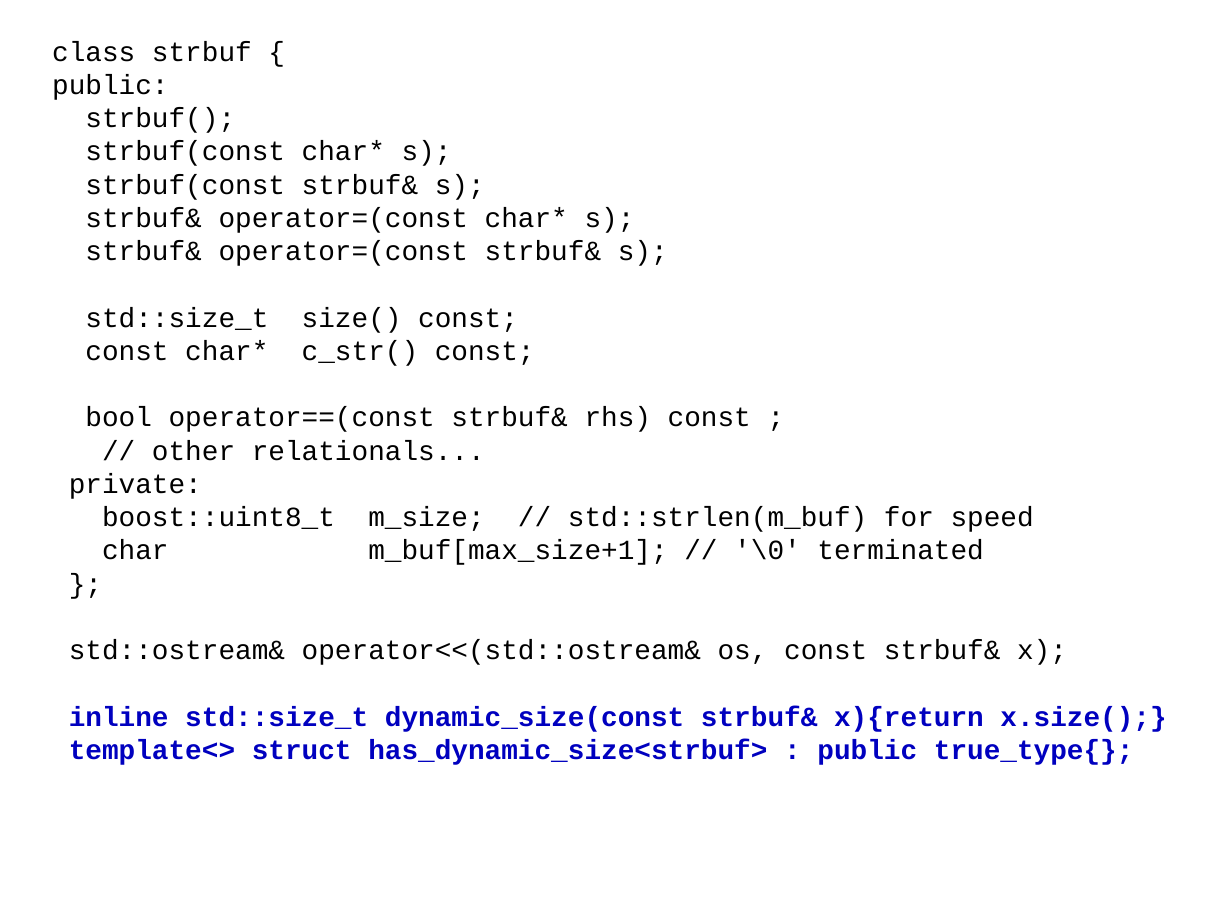
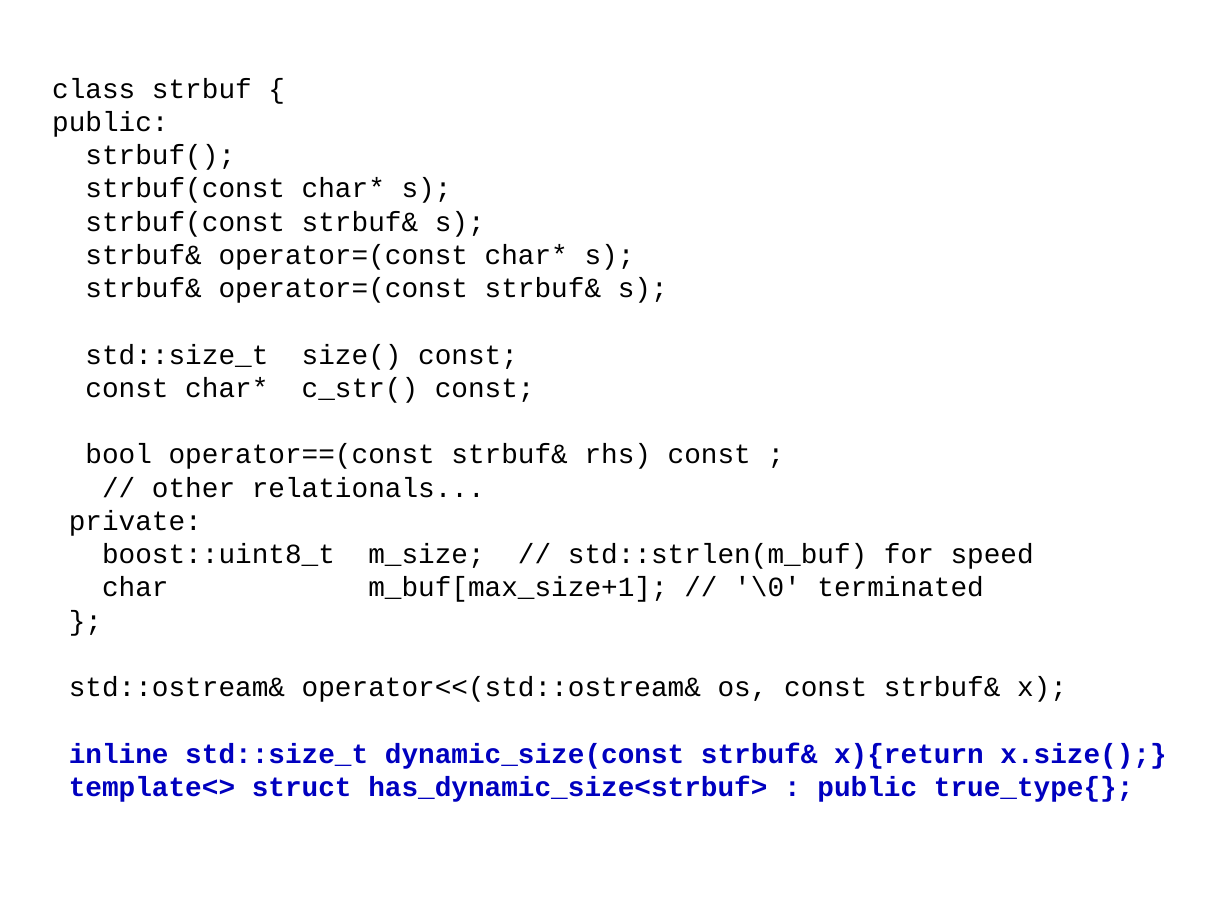
Before and after one commit to Beman/btree, a slide deck: slide 21 of libs/btree/doc/Proposed-B-tree-library.ppt (slide 20 before the commit). Drawn at 1232x924 pixels with LibreOffice and Linux fonts; fonts in the diff are those of the drawing; background and template pictures are left out. Boxes give left, top, right and bottom in pixels: in the first picture for what was removed or moved away, otherwise in the second. Text is boxed around its words. In the diff, an @@ line names an element or a change of style, - is before the commit and + after.

```diff
--- a/libs/btree/doc/Proposed-B-tree-library.ppt
+++ b/libs/btree/doc/Proposed-B-tree-library.ppt
@@ text "class strbuf {": place and size @@
-text "class strbuf {" at (52, 41, 1166, 765)
+text "class strbuf {" at (52, 78, 1166, 802)
```
Also in this commit, not shown: 3 other slides changed, 2 slides added.
